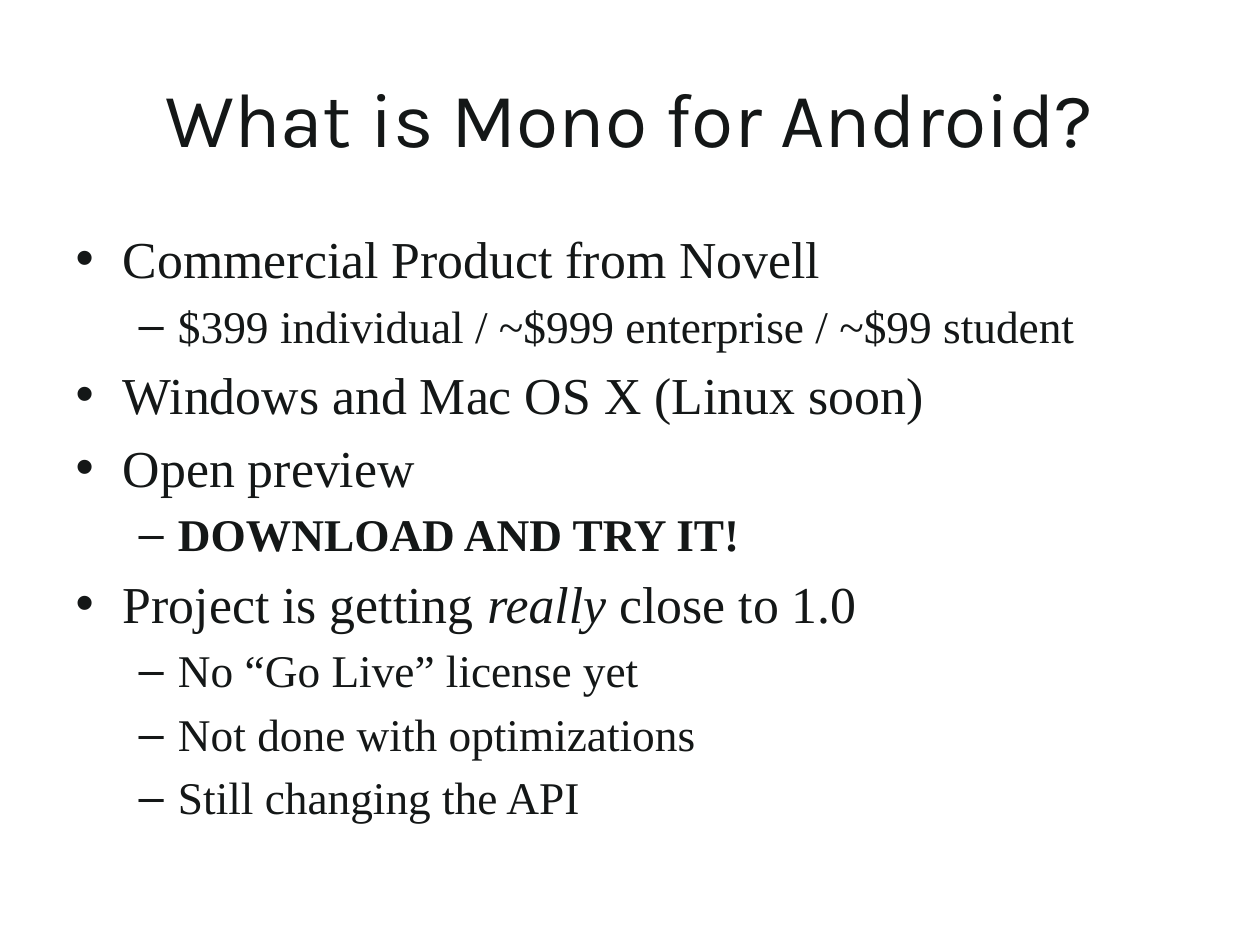
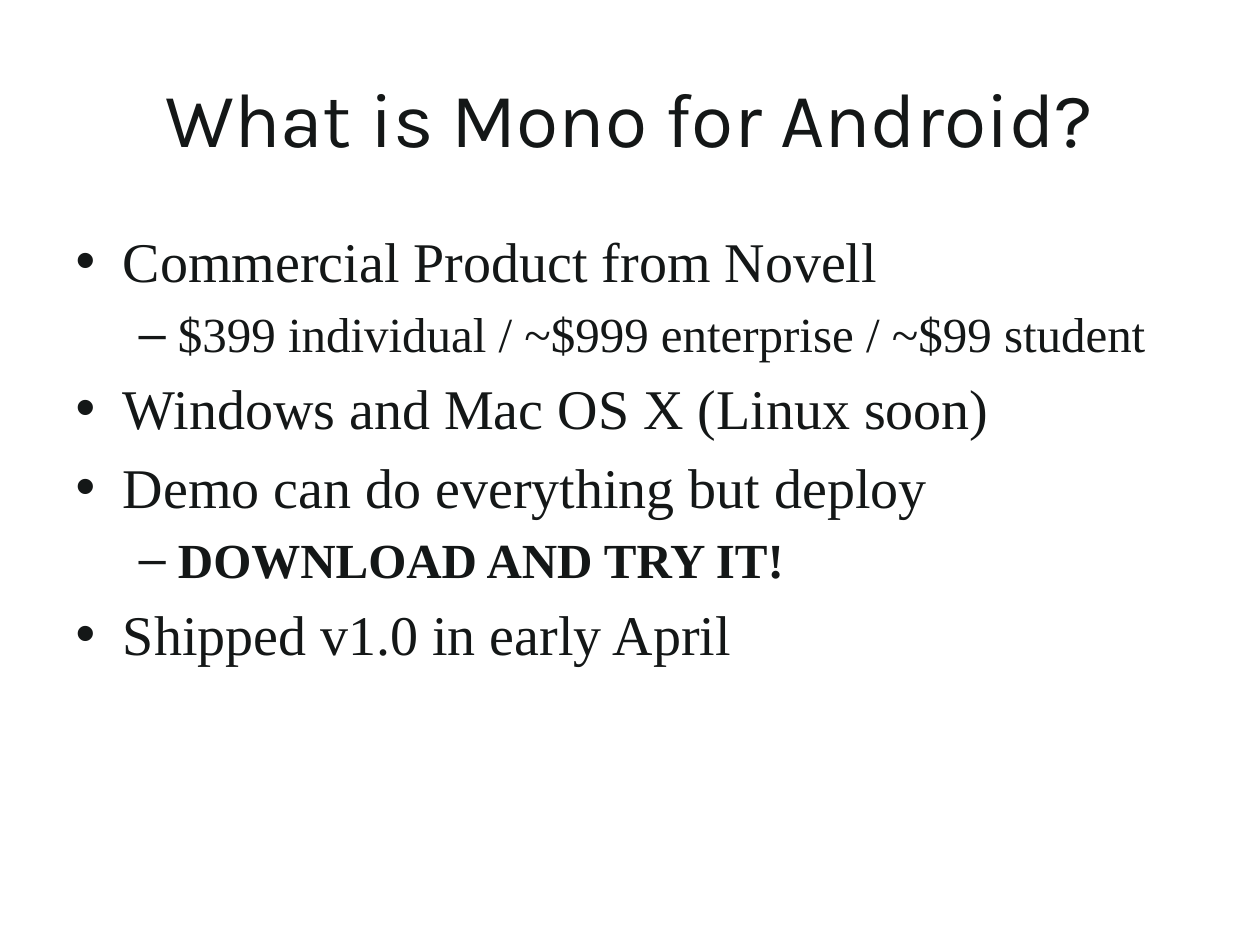
Before and after one commit to kevinmcmahon/MonoDroid101, a slide deck: slide 11 of slides/Monodroid101.pptx (slide 10 before the commit). Drawn at 1260x945 pixels with LibreOffice and Linux fonts; fonts in the diff are those of the drawing; background and template pictures are left out. Boxes give left, top, right and bottom in pixels: in the first picture for what was removed or moved away, otherwise in the second. Text is boxed around its words. In the diff, an @@ line names an element or a change of style, - is before the commit and + after.

```diff
--- a/slides/Monodroid101.pptx
+++ b/slides/Monodroid101.pptx
@@ text at (123,242,1145,579): size 29.6 to 32 pt in "Commercial Product from Novell", "Windows and Mac OS X (Linux soon)"; size 25.9 to 28 pt in "$399 individual / ~$999 enterprise / ~$99 ...", "DOWNLOAD AND TRY IT!" @@
@@ text at (123,469,926,518): text changed; size 29.6 to 32 pt @@
-• Open preview
+• Demo can do everything but deploy
@@ text at (123,616,731,665): text changed; size 25.9 to 32 pt @@
-• Project is getting really close to 1.0
-  – No “Go Live” license yet
-  – Not done with optimizations
-  – Still changing the API
+• Shipped v1.0 in early April
```
Also in this commit, not shown: 3 other slides changed, 1 slide added, 26 other files.
